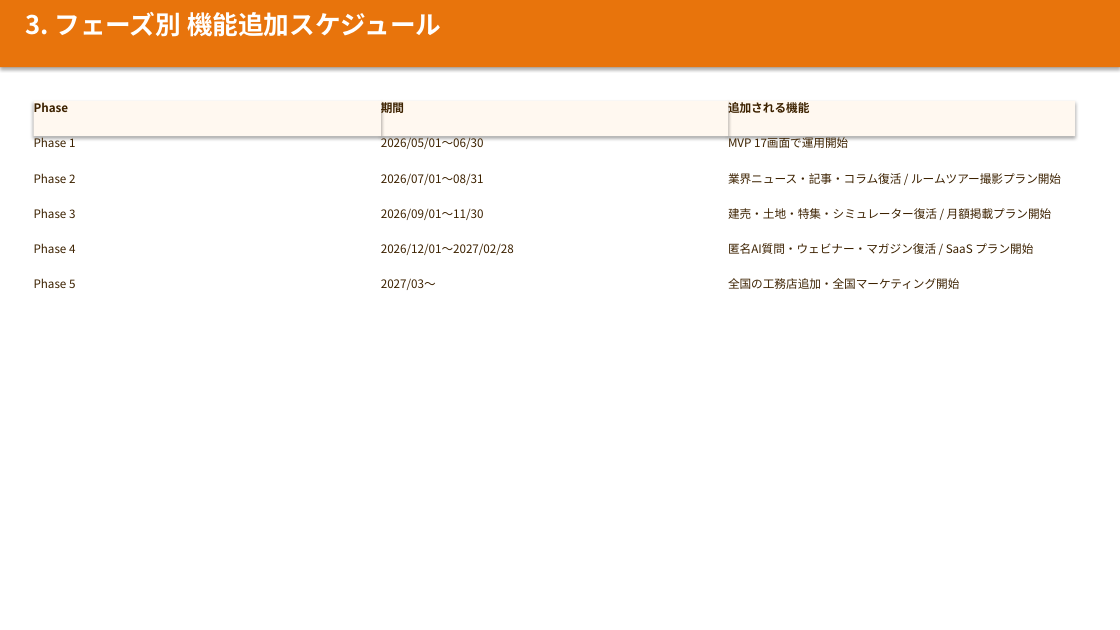
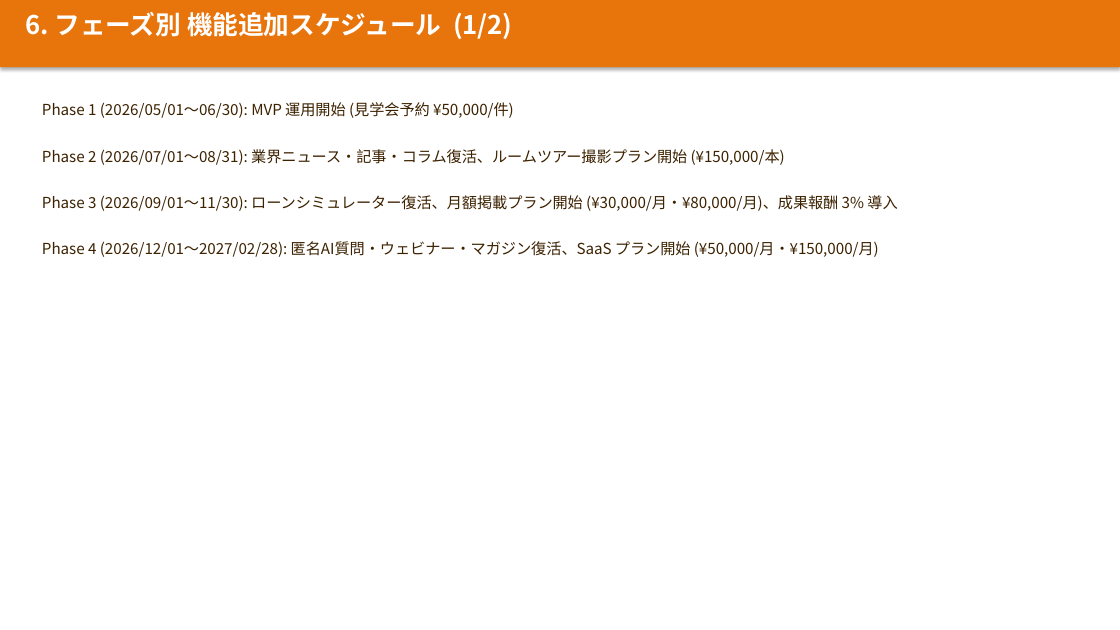
Before and after one commit to wazeka0412/payhome-next, a slide deck: slide 12 of docs/最新版/03_営業関係/工務店向け説明_MVP版.pptx (slide 8 before the commit). Drawn at 1120x630 pixels with LibreOffice and Linux fonts; fonts in the diff are those of the drawing. Boxes give left, top, right and bottom in pixels: in the first picture for what was removed or moved away, otherwise in the second. Text is boxed around its words. In the diff, an @@ line names an element or a change of style, - is before the commit and + after.

```diff
--- a/docs/最新版/03_営業関係/工務店向け説明_MVP版.pptx
+++ b/docs/最新版/03_営業関係/工務店向け説明_MVP版.pptx
@@ text at (x1=25, y1=12, x2=513, y2=39): text changed @@
-3. フェーズ別 機能追加スケジュール
+6. フェーズ別 機能追加スケジュール (1/2)
@@ rectangle removed at (x1=34, y1=101, x2=381, y2=136) @@
@@ text at (x1=42, y1=102, x2=514, y2=118): text changed; size 10 to 13 pt; bold off @@
-Phase
+Phase 1 (2026/05/01〜06/30): MVP 運用開始 (見学会予約 ¥50,000/件)
@@ rectangle removed at (x1=381, y1=101, x2=728, y2=136) @@
@@ text removed at (x1=381, y1=100, x2=404, y2=116) @@
-期間
@@ rectangle removed at (x1=728, y1=101, x2=1075, y2=136) @@
@@ text removed at (x1=728, y1=102, x2=809, y2=113) @@
-追加される機能
@@ text removed at (x1=34, y1=136, x2=75, y2=147) @@
-Phase 1
@@ text at (x1=42, y1=149, x2=785, y2=165): text changed; size 10 to 13 pt @@
-業界ニュース・記事・コラム復活 / ルームツアー撮影プラン開始
+Phase 2 (2026/07/01〜08/31): 業界ニュース・記事・コラム復活、ルームツアー撮影プラン開始 (¥150,000/本)
@@ text removed at (x1=381, y1=135, x2=484, y2=149) @@
-2026/05/01〜06/30
@@ text removed at (x1=728, y1=136, x2=848, y2=151) @@
-MVP 17画面で運用開始
@@ text removed at (x1=34, y1=173, x2=75, y2=183) @@
-Phase 2
@@ text removed at (x1=381, y1=173, x2=484, y2=185) @@
-2026/07/01〜08/31
@@ text removed at (x1=34, y1=208, x2=75, y2=218) @@
-Phase 3
@@ text at (x1=42, y1=195, x2=897, y2=211): text changed; size 10 to 13 pt @@
-建売・土地・特集・シミュレーター復活 / 月額掲載プラン開始
+Phase 3 (2026/09/01〜11/30): ローンシミュレーター復活、月額掲載プラン開始 (¥30,000/月・¥80,000/月)、成果報酬 3% 導入
@@ text removed at (x1=381, y1=208, x2=484, y2=220) @@
-2026/09/01〜11/30
@@ text removed at (x1=34, y1=243, x2=75, y2=253) @@
-Phase 4
@@ text at (x1=42, y1=241, x2=879, y2=257): text changed; size 10 to 13 pt @@
-匿名AI質問・ウェビナー・マガジン復活 / SaaS プラン開始
+Phase 4 (2026/12/01〜2027/02/28): 匿名AI質問・ウェビナー・マガジン復活、SaaS プラン開始 (¥50,000/月・¥150,000/月)
@@ text removed at (x1=381, y1=243, x2=514, y2=255) @@
-2026/12/01〜2027/02/28
@@ text removed at (x1=34, y1=278, x2=75, y2=288) @@
-Phase 5
@@ text removed at (x1=381, y1=278, x2=436, y2=290) @@
-2027/03〜
@@ text removed at (x1=728, y1=278, x2=959, y2=289) @@
-全国の工務店追加・全国マーケティング開始
```
Also in this commit, not shown: 11 other slides changed, 10 slides added, 6 slides removed, 21 other files.
